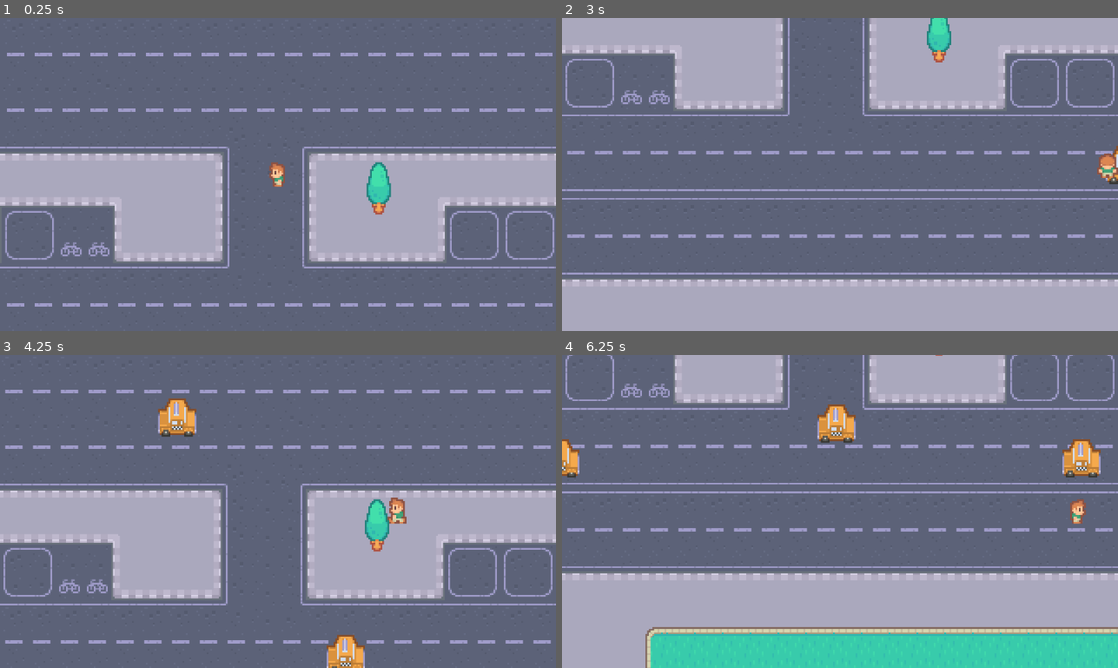
Above: before the commit, frames 1-4 (two rows, left to right).
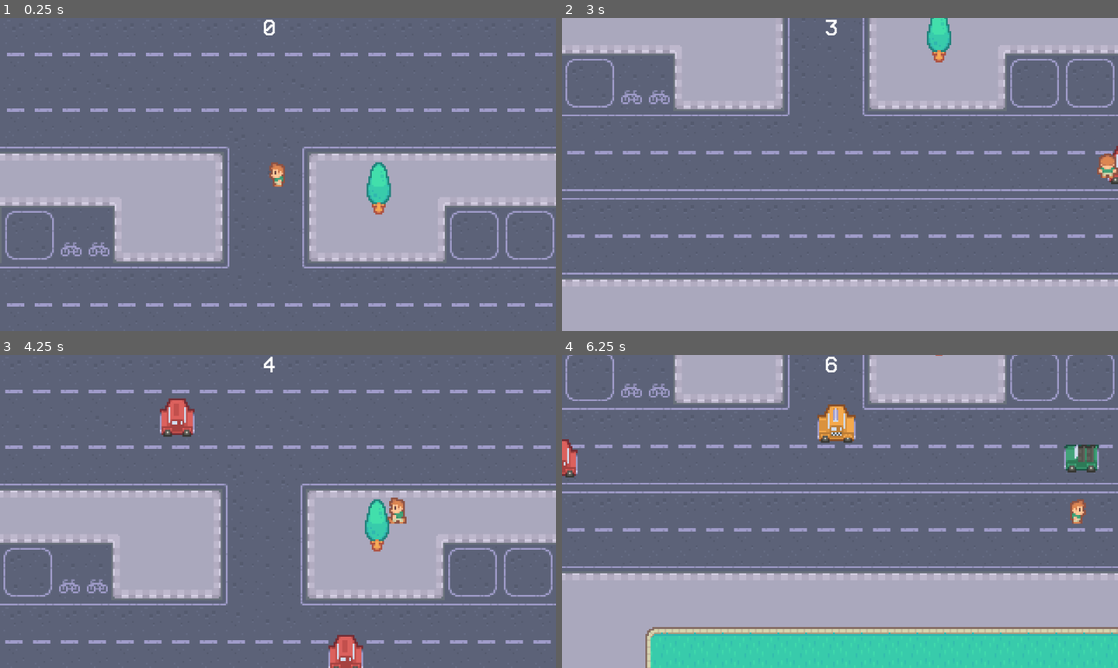
Above: after the commit, the same moments.

Repository: PatCrane/frogger_clone
Game: Godot game, scene res://scenes/game.tscn
Two runs of this game, one before a commit and one after it. Both use one fixed random seed, a clock stepped at 60 frames per second and the inputs below.
Inputs:
- Up to frame 1 (0.25 s): no input
- Up to frame 2 (3 s): tap Enter at 0.5 s; hold Right (right) 0.53-1.28 s; hold Down (down) 1.28-2.03 s; hold Right (right) 2.03-2.78 s; hold Up (up) from 2.78 s (still down)
- Up to frame 3 (4.25 s): release Up (up) at 3.53 s; hold Left (left) from 3.53 s (still down)
- Up to frame 4 (6.25 s): release Left (left) at 5.03 s; hold Down (down) 5.03-5.78 s; hold Right (right) from 5.78 s (still down)

The runs differ from the first frame. In frame 1, less than 0.1% of the frame differs, in the area x 47-50%, y 0-6%; in frame 2, 0.1%; in frame 3, 1.3%, in the area x 28-66%, y 0-100%; in frame 4, 1.1%.

Commit message:
ui and scoring

Diff:
--- a/project.godot
+++ b/project.godot
@@ -47,6 +47,13 @@
 ]
 }
 
+[layer_names]
+
+2d_physics/layer_1="Terrain"
+2d_physics/layer_2="Player"
+2d_physics/layer_3="Cars"
+2d_physics/layer_4="Walls"
+
 [rendering]
 
 textures/canvas_textures/default_texture_filter=0
--- a/scenes/car.gd
+++ b/scenes/car.gd
@@ -2,10 +2,16 @@
 
 var direction = Vector2.LEFT
 var speed = 100
+var colors = [
+	preload("res://graphics/cars/green.png"),
+	preload("res://graphics/cars/red.png"),
+	preload("res://graphics/cars/yellow.png"),
+]
 
 func _ready() -> void:
 	if position.x < 0:
 		direction.x = 1
+	$Sprite2D.texture = colors.pick_random()
 
 func _process(delta: float) -> void:
 	position += direction * speed * delta
--- a/scenes/car.tscn
+++ b/scenes/car.tscn
@@ -7,6 +7,8 @@
 size = Vector2(20, 11)
 
 [node name="Car" type="Area2D"]
+collision_layer = 4
+collision_mask = 2
 script = ExtResource("1_qt2eu")
 
 [node name="Sprite2D" type="Sprite2D" parent="."]
--- a/scenes/game.gd
+++ b/scenes/game.gd
@@ -1,6 +1,7 @@
 extends Node2D
 
 var car_scene: PackedScene = preload("res://scenes/car.tscn")
+var score: int
 
 func _on_timer_timeout() -> void:
 	print('Timer has triggered')
@@ -12,3 +13,12 @@
 	var pos_marker = $CarStartPositions.get_children().pick_random()
 	car.position = pos_marker.position
 	$Objects.add_child(car) # Replace with function body.
+	car.connect("body_entered", go_to_title)
+
+func go_to_title(body):
+	print("player car collision")
+
+
+func _on_score_timer_timeout() -> void:
+	score +=1
+	$CanvasLayer/Label.text = str(score)
--- a/scenes/game.tscn
+++ b/scenes/game.tscn
@@ -1,9 +1,10 @@
-[gd_scene load_steps=9 format=3 uid="uid://clp8hflniv2qa"]
+[gd_scene load_steps=10 format=3 uid="uid://clp8hflniv2qa"]
 
 [ext_resource type="Script" uid="uid://5e1ldmu0qd62" path="res://scenes/game.gd" id="1_imq3g"]
 [ext_resource type="Texture2D" uid="uid://doghmovcgeltw" path="res://graphics/map.png" id="1_qohxi"]
 [ext_resource type="PackedScene" uid="uid://blo7vou7veeva" path="res://scenes/player.tscn" id="2_ir3tn"]
 [ext_resource type="PackedScene" uid="uid://x5pta77tasp5" path="res://scenes/tree.tscn" id="3_ir3tn"]
+[ext_resource type="FontFile" uid="uid://hqpa84d2dqvp" path="res://fonts/Better VCR 9.0.1.ttf" id="5_iywne"]
 
 [sub_resource type="RectangleShape2D" id="RectangleShape2D_ir3tn"]
 size = Vector2(17, 660)
@@ -26,12 +27,16 @@
 [node name="Borders" type="Node2D" parent="."]
 
 [node name="left" type="StaticBody2D" parent="Borders"]
+collision_layer = 8
+collision_mask = 0
 
 [node name="CollisionShape2D" type="CollisionShape2D" parent="Borders/left"]
 position = Vector2(-200.5, -7)
 shape = SubResource("RectangleShape2D_ir3tn")
 
 [node name="right" type="StaticBody2D" parent="Borders"]
+collision_layer = 8
+collision_mask = 0
 
 [node name="CollisionShape2D" type="CollisionShape2D" parent="Borders/right"]
 position = Vector2(202, -1)
@@ -39,12 +44,16 @@
 
 [node name="bottom" type="StaticBody2D" parent="Borders"]
 position = Vector2(-7, 0)
+collision_layer = 8
+collision_mask = 0
 
 [node name="CollisionShape2D" type="CollisionShape2D" parent="Borders/bottom"]
 position = Vector2(15, 327)
 shape = SubResource("RectangleShape2D_7jvsx")
 
 [node name="top" type="StaticBody2D" parent="Borders"]
+collision_layer = 8
+collision_mask = 0
 
 [node name="CollisionShape2D" type="CollisionShape2D" parent="Borders/top"]
 position = Vector2(3, -330)
@@ -55,7 +64,11 @@
 [node name="CarTimer" type="Timer" parent="Timer"]
 autostart = true
 
-[node name="Objects" type="Node" parent="."]
+[node name="ScoreTimer" type="Timer" parent="Timer"]
+autostart = true
+
+[node name="Objects" type="Node2D" parent="."]
+y_sort_enabled = true
 
 [node name="Player" parent="Objects" instance=ExtResource("2_ir3tn")]
 position = Vector2(31, 29)
@@ -90,4 +103,19 @@
 [node name="Marker2D8" type="Marker2D" parent="CarStartPositions"]
 position = Vector2(198, 159)
 
+[node name="CanvasLayer" type="CanvasLayer" parent="."]
+
+[node name="Label" type="Label" parent="CanvasLayer"]
+anchors_preset = 5
+anchor_left = 0.5
+anchor_right = 0.5
+offset_left = -35.0
+offset_right = 35.0
+offset_bottom = 23.0
+grow_horizontal = 2
+theme_override_fonts/font = ExtResource("5_iywne")
+theme_override_font_sizes/font_size = 40
+text = "0"
+
 [connection signal="timeout" from="Timer/CarTimer" to="." method="_on_car_timer_timeout"]
+[connection signal="timeout" from="Timer/ScoreTimer" to="." method="_on_score_timer_timeout"]
--- a/scenes/player.tscn
+++ b/scenes/player.tscn
@@ -97,6 +97,8 @@
 }]
 
 [node name="Player" type="CharacterBody2D"]
+collision_layer = 2
+collision_mask = 13
 script = ExtResource("1_vnmaj")
 
 [node name="Camera2D" type="Camera2D" parent="."]
--- /dev/null
+++ b/scenes/title.tscn
@@ -0,0 +1,71 @@
+[gd_scene load_steps=4 format=3 uid="uid://bg46h5x2n6eev"]
+
+[ext_resource type="FontFile" uid="uid://dr201ov4c76pb" path="res://fonts/Crackman.otf" id="1_4ignj"]
+[ext_resource type="Texture2D" uid="uid://bkgrir378horu" path="res://graphics/player/player_simple.png" id="2_wosw1"]
+[ext_resource type="FontFile" uid="uid://hqpa84d2dqvp" path="res://fonts/Better VCR 9.0.1.ttf" id="3_p6dhs"]
+
+[node name="Title" type="Control"]
+layout_mode = 3
+anchors_preset = 15
+anchor_right = 1.0
+anchor_bottom = 1.0
+grow_horizontal = 2
+grow_vertical = 2
+
+[node name="ColorRect" type="ColorRect" parent="."]
+layout_mode = 1
+anchors_preset = 15
+anchor_right = 1.0
+anchor_bottom = 1.0
+grow_horizontal = 2
+grow_vertical = 2
+color = Color(0.3882353, 0.23529412, 0.39607844, 1)
+
+[node name="Label" type="Label" parent="."]
+layout_mode = 1
+anchors_preset = -1
+anchor_left = 0.5
+anchor_top = 0.5
+anchor_right = 0.5
+anchor_bottom = 0.5
+offset_left = -352.5
+offset_top = -84.5
+offset_right = 352.5
+offset_bottom = -250.0
+grow_horizontal = 2
+grow_vertical = 2
+theme_override_fonts/font = ExtResource("1_4ignj")
+theme_override_font_sizes/font_size = 140
+text = "Car Game"
+
+[node name="TextureRect" type="TextureRect" parent="."]
+layout_mode = 1
+anchors_preset = 8
+anchor_left = 0.5
+anchor_top = 0.5
+anchor_right = 0.5
+anchor_bottom = 0.5
+offset_left = -50.0
+offset_top = -50.0
+offset_right = 50.0
+offset_bottom = 50.0
+grow_horizontal = 2
+grow_vertical = 2
+texture = ExtResource("2_wosw1")
+
+[node name="Label2" type="Label" parent="."]
+layout_mode = 1
+anchors_preset = 8
+anchor_left = 0.5
+anchor_top = 0.5
+anchor_right = 0.5
+anchor_bottom = 0.5
+offset_left = -51.0
+offset_top = 140.0
+offset_right = 68.0
+offset_bottom = 163.0
+grow_horizontal = 2
+grow_vertical = 2
+theme_override_fonts/font = ExtResource("3_p6dhs")
+theme_override_font_sizes/font_size = 30
+text = "High Score: 123"
--- a/scenes/tree.tscn
+++ b/scenes/tree.tscn
@@ -6,6 +6,7 @@
 size = Vector2(11, 13)
 
 [node name="tree" type="StaticBody2D"]
+collision_mask = 0
 
 [node name="Tree1" type="Sprite2D" parent="."]
 texture = ExtResource("1_kg2w8")
